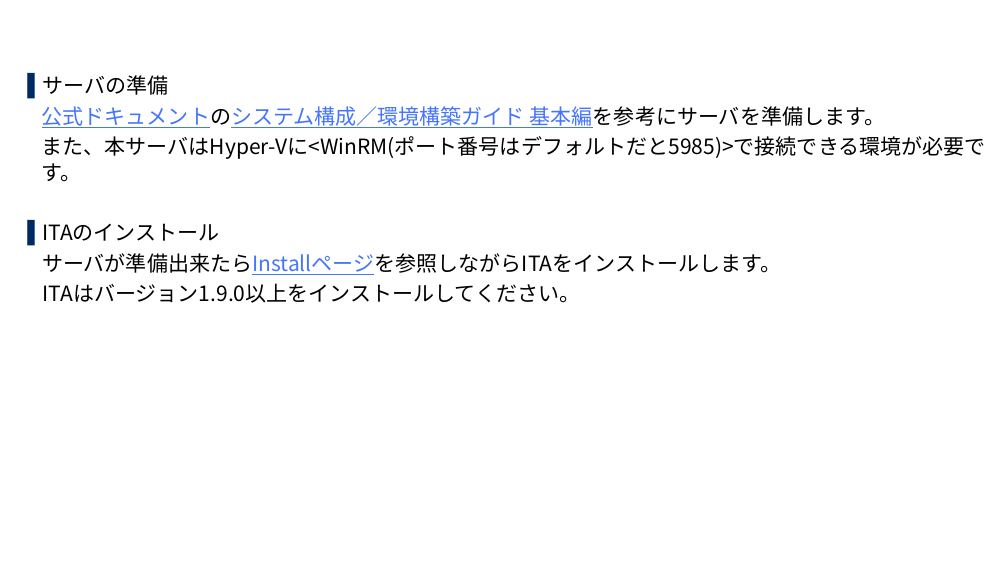
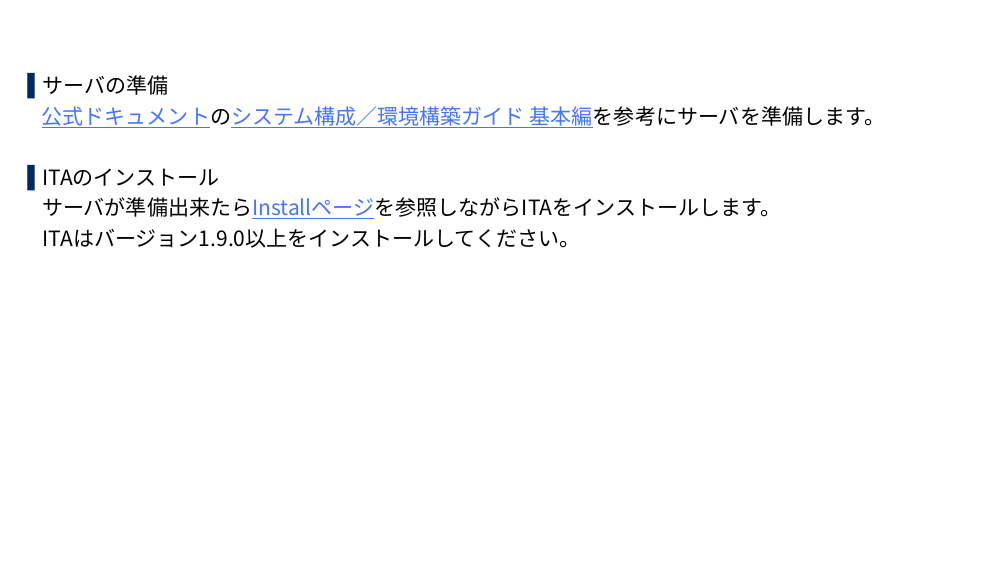
Before and after one commit to exastro-suite/SettingSamples-ITA-HyperV, a slide deck: slide 11 of docs/setting-samples-hyperv-install_ja.pptx. Drawn at 1008x567 pixels with LibreOffice and Linux fonts; fonts in the diff are those of the drawing; background and template pictures are left out. Boxes give left, top, right and bottom in pixels: in the first picture for what was removed or moved away, otherwise in the second. Text is boxed around its words. In the diff, an @@ line names an element or a change of style, - is before the commit and + after.

```diff
--- a/docs/setting-samples-hyperv-install_ja.pptx
+++ b/docs/setting-samples-hyperv-install_ja.pptx
@@ text at box(42, 136, 986, 182): paragraph removed @@
-また、本サーバはHyper-Vに<WinRM(ポート番号はデフォルトだと5985)>で接続できる環境が必要です。
```
Also in this commit, not shown: 9 other slides changed, 3 slides added, 1 other file.
